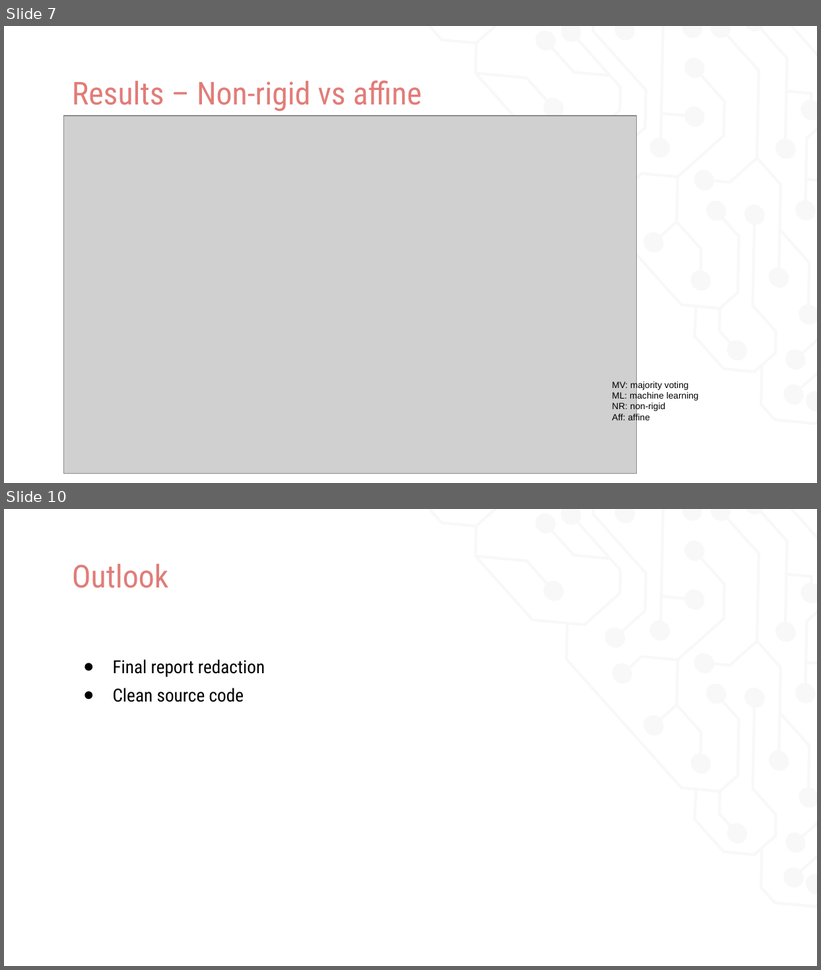
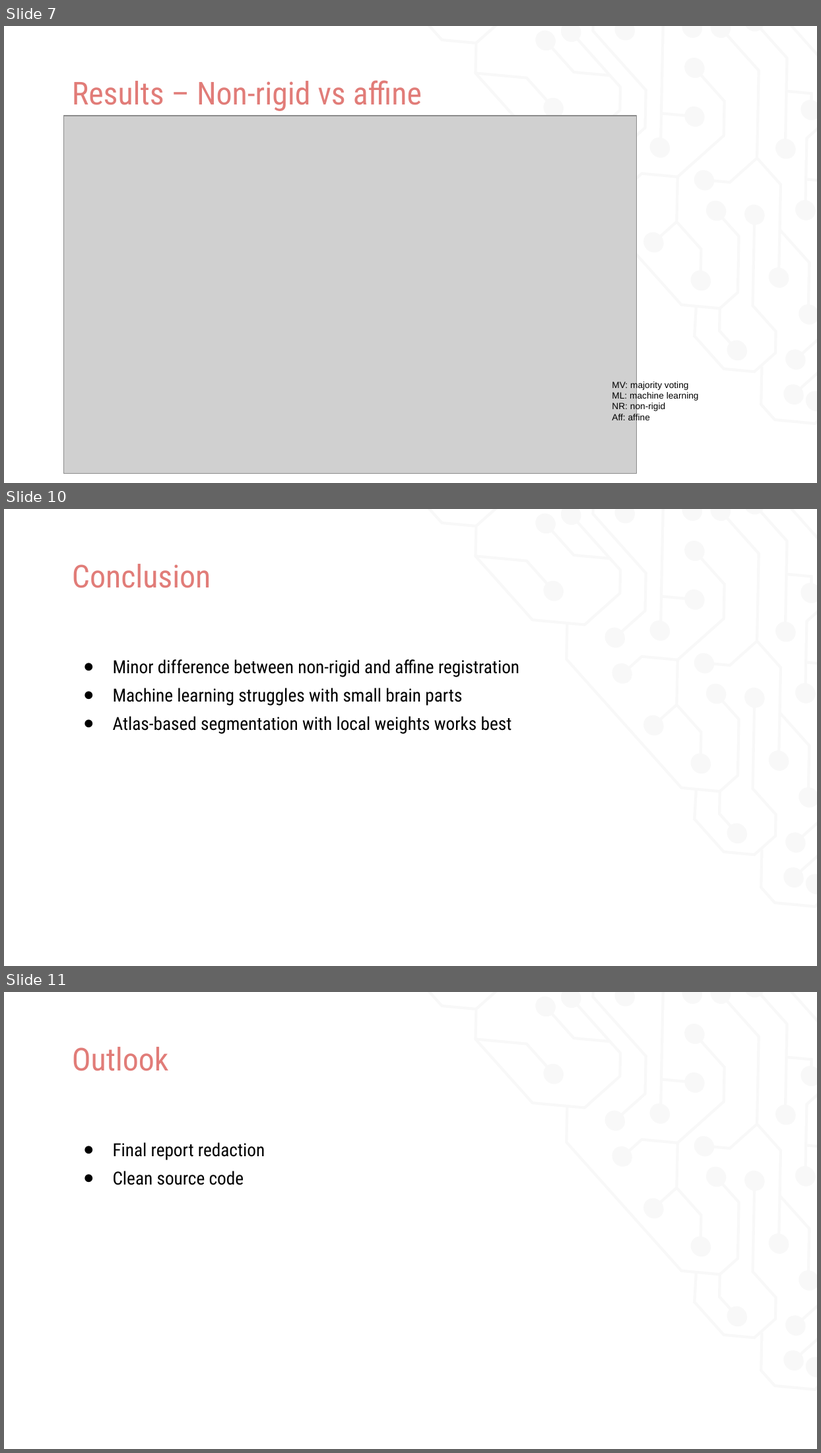
Before and after one commit to uro1012/MIALab, a slide deck: presentation/Presentation.pptx. Shown one above the other, each under a label of ours: slides 7 and 10 before the commit, slides 7, 10 and 11 after it; the slides between them are not shown. The pictures are 821x970 and 821x1453 pixels, drawn with LibreOffice and Linux fonts; fonts in the diff are those of the drawing; grey boxes stand for pictures. Boxes give left, top, right and bottom in pixels: in the first picture for what was removed or moved away, otherwise in the second. Text is boxed around its words. In the diff, an @@ line names an element or a change of style, - is before the commit and + after.

Commit message:
added conclusion to report

```diff
--- a/presentation/Presentation.pptx
+++ b/presentation/Presentation.pptx
@@ slide 10 added at <box>4,509,817,966</box>, background #FFFFFF; not listed: 5 template elements that a slide beside it also shows @@
@@ title added at <box>72,564,211,588</box>, 28 pt, text #E17C78 @@
+Conclusion
@@ text added at <box>113,659,519,734</box>, 16 pt, text #000000 @@
+● Minor difference between non-rigid and affine registration
+● Machine learning struggles with small brain parts
+● Atlas-based segmentation with local weights works best
@@ what was slide 10 is now slide 11 @@
```
Also in this commit, not shown: 3 slides changed.
